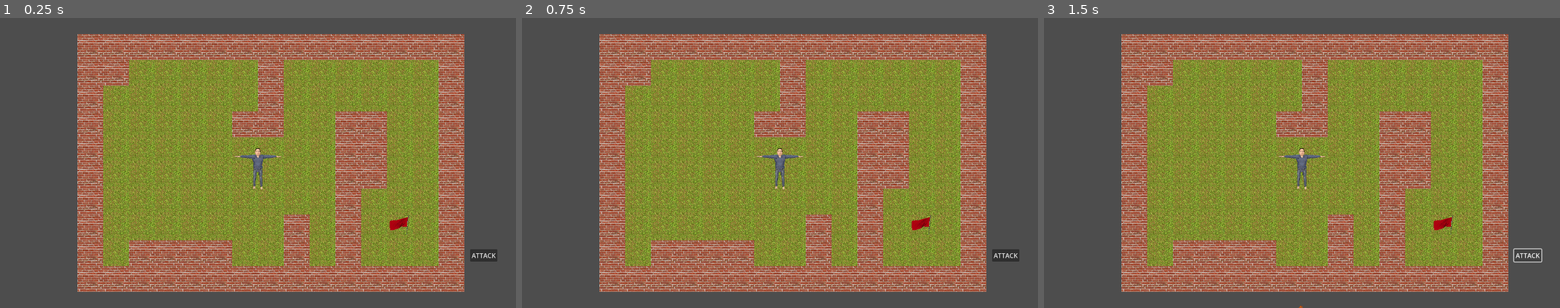
Above: before the commit, frames 1-3 (left to right).
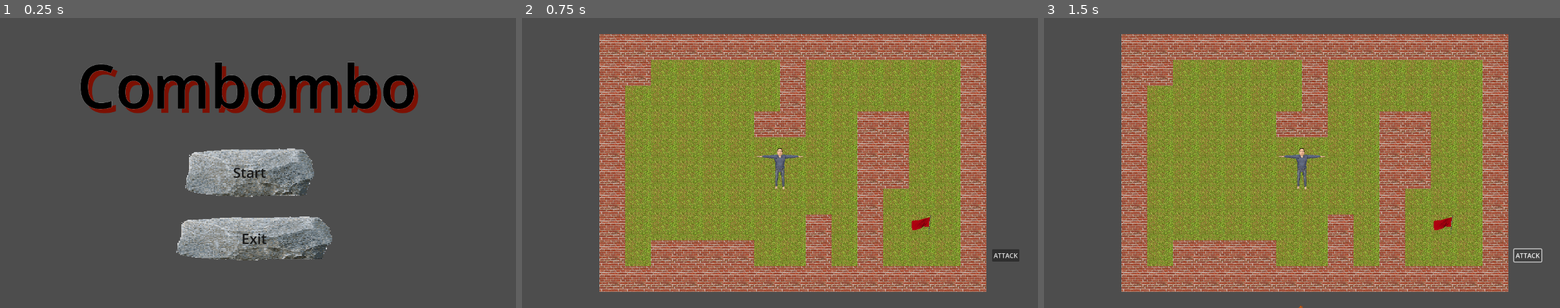
Above: after the commit, the same moments.

Repository: MaxWesterlund/Combombo
Game: Godot game, scene res://Scenes/Menu.tscn
The game is run twice, just before and just after one commit, with the same random seed, the same clock (stepped at 60 frames per second) and the same inputs. Before the commit the project starts from res://Scenes/main.tscn.
Inputs (mouse positions are in pixels of both pictures, inside the frame that each line leads up to):
- Up to frame 1 (0.25 s): no input
- Up to frame 2 (0.75 s): click (769, 171) at 0.52 s
- Up to frame 3 (1.5 s): click "ATTACK" at 1.25 s

The runs differ from the first frame. In frame 1, 67% of the frame differs, in the area x 15-97%, y 5-95%; in frame 2, nothing differs; in frame 3, nothing differs.

Commit message:
damp

Diff:
--- a/project.godot
+++ b/project.godot
@@ -11,7 +11,7 @@
 [application]
 
 config/name="Combombo"
-run/main_scene="res://Scenes/main.tscn"
+run/main_scene="res://Scenes/Menu.tscn"
 config/features=PackedStringArray("4.2", "Forward Plus")
 config/icon="res://icon.svg"
 
@@ -71,7 +71,7 @@
 
 [physics]
 
-2d/default_linear_damp=5.0
+2d/default_linear_damp=9.105
 
 [rendering]
 
